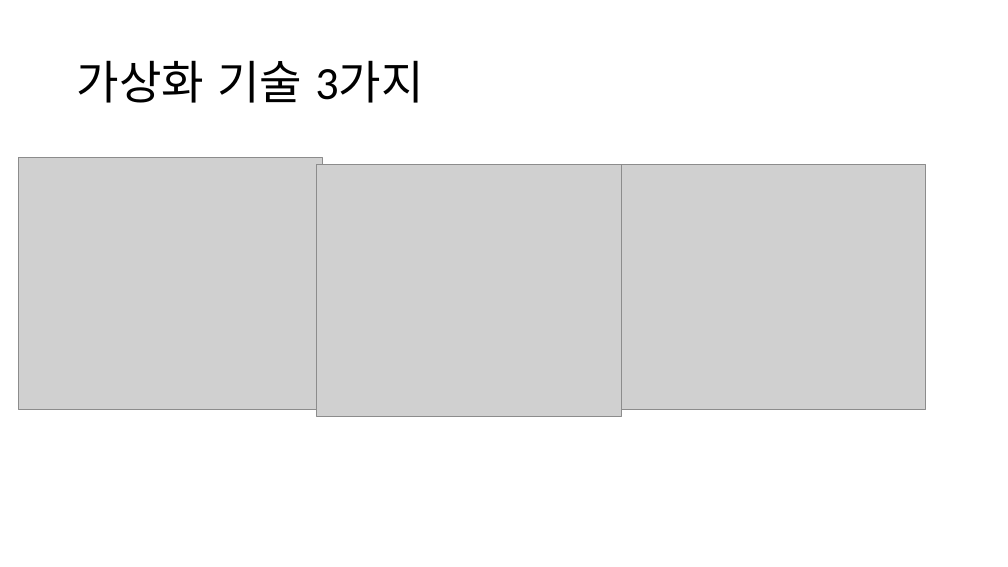
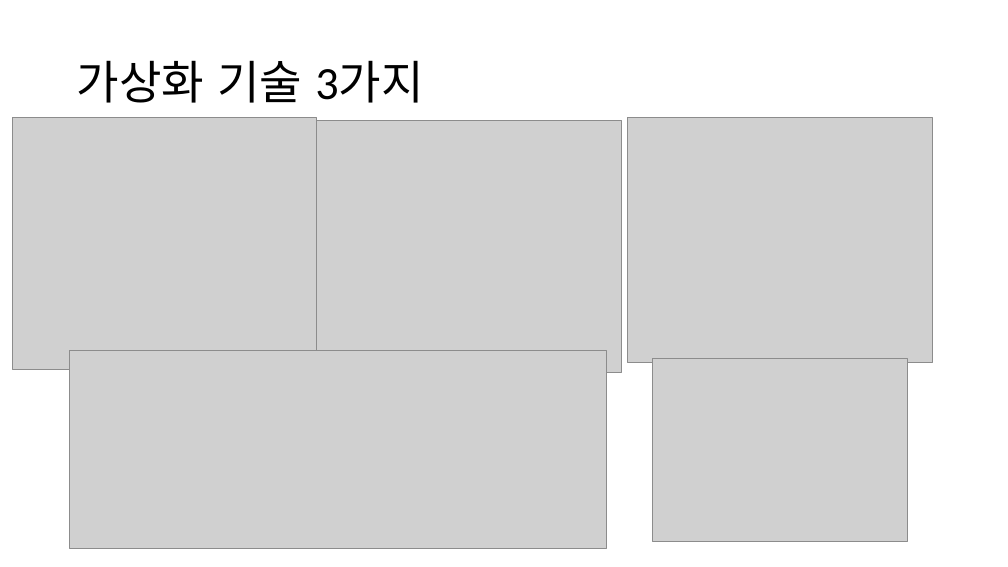
Before and after one commit to TrellixVulnTeam/weekly-seminar_YHWC, a slide deck: slide 3 of 1-Docker/Presentation.pptx. Drawn at 1008x567 pixels with LibreOffice and Linux fonts; fonts in the diff are those of the drawing; grey boxes stand for pictures. Boxes give left, top, right and bottom in pixels: in the first picture for what was removed or moved away, otherwise in the second. Text is boxed around its words. In the diff, an @@ line names an element or a change of style, - is before the commit and + after.

```diff
--- a/1-Docker/Presentation.pptx
+++ b/1-Docker/Presentation.pptx
@@ picture: place and size @@
-picture at [18,157,323,409]
+picture at [12,117,317,369]
@@ picture: place and size @@
-picture at [622,164,926,409]
+picture at [628,117,932,362]
@@ picture: place and size @@
-picture at [317,164,622,416]
+picture at [317,121,622,373]
@@ picture added at [70,351,607,548] @@
@@ picture added at [653,358,907,541] @@
```
Also in this commit, not shown: 2 other slides changed, 6 slides added, 3 other files.
